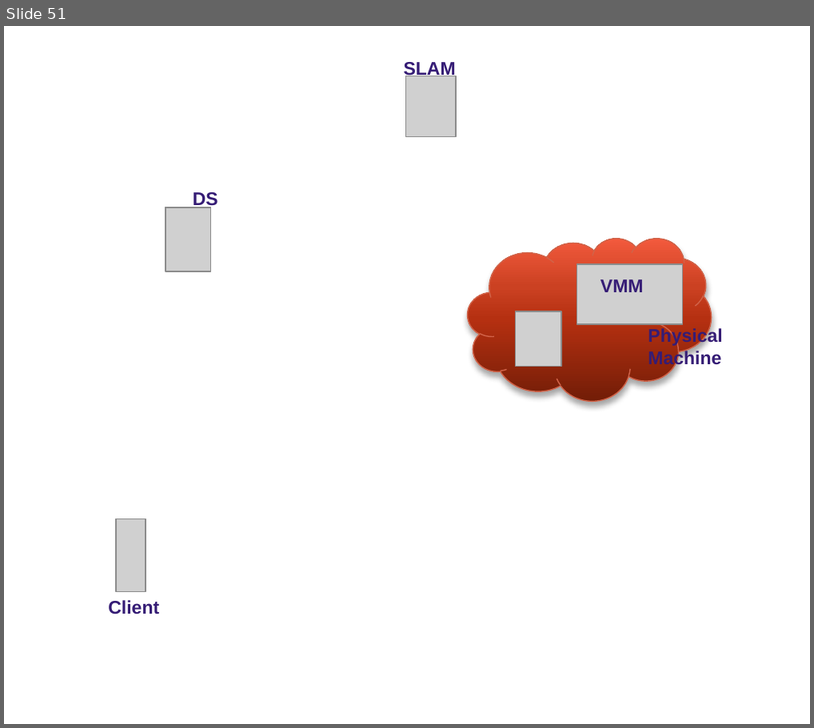
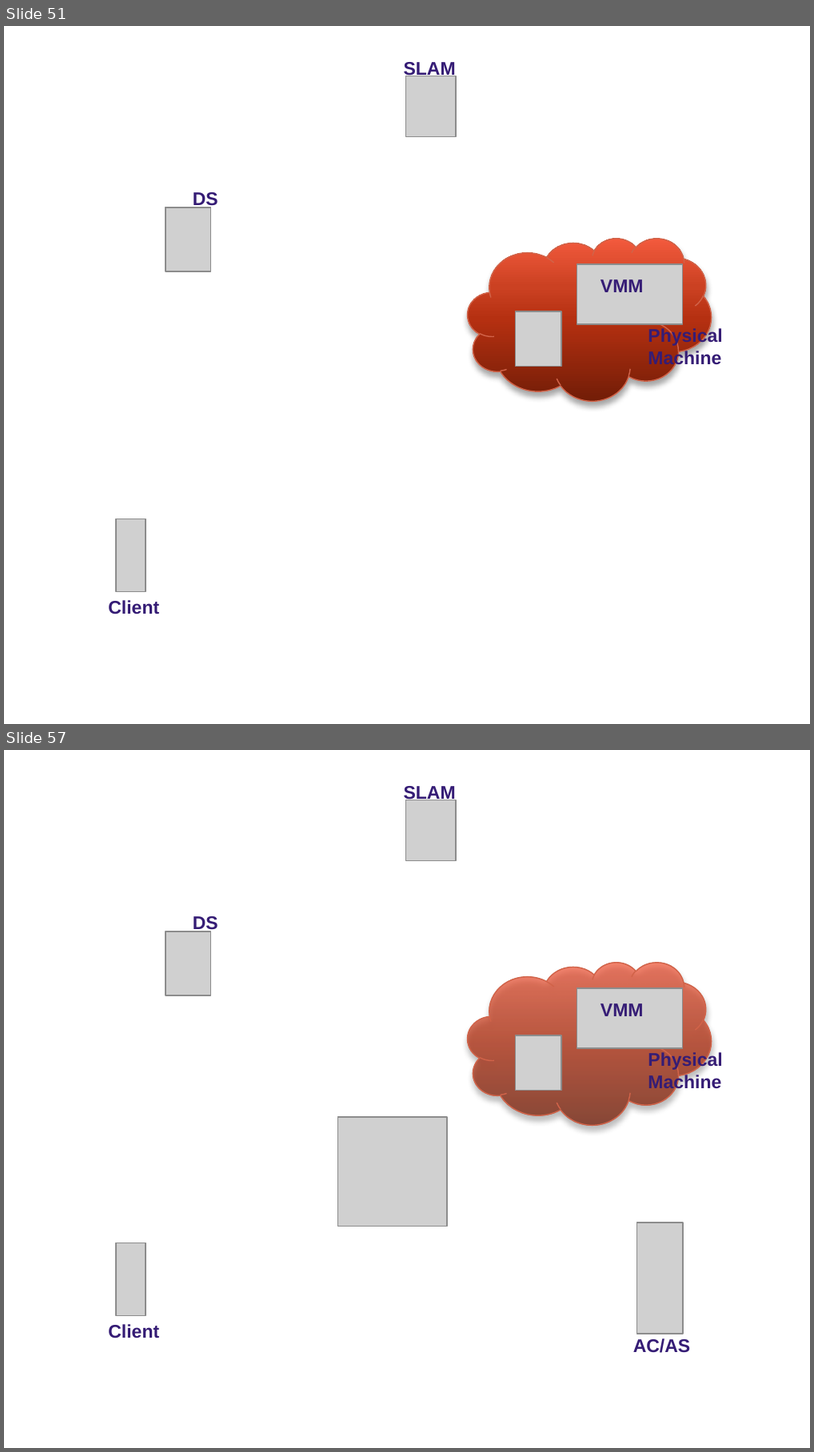
Before and after one commit to RapidProject/demo-animation-server, a slide deck: resources/figs/RAPID integration.pptx. Shown one above the other, each under a label of ours: slide 51 before the commit, slides 51 and 57 after it; the slides between them are not shown. The pictures are 814x728 and 814x1452 pixels, drawn with LibreOffice and Linux fonts; fonts in the diff are those of the drawing; grey boxes stand for pictures. Boxes give left, top, right and bottom in pixels: in the first picture for what was removed or moved away, otherwise in the second. Text is boxed around its words. In the diff, an @@ line names an element or a change of style, - is before the commit and + after.

```diff
--- a/resources/figs/RAPID integration.pptx
+++ b/resources/figs/RAPID integration.pptx
@@ slide 57 added at bbox=[4, 750, 810, 1448], background #FFFFFF @@
@@ text added at bbox=[404, 784, 456, 804], 12 pt, text #351C75, bold @@
+SLAM
@@ picture added at bbox=[406, 800, 457, 860] @@
@@ text added at bbox=[193, 915, 218, 934], 12 pt, text #351C75, bold @@
+DS
@@ picture added at bbox=[166, 932, 211, 996] @@
@@ group added at bbox=[467, 962, 711, 1125]: 2 pictures, 1 cloud, 1 text @@
+VMM
@@ text added at bbox=[648, 1052, 722, 1093], 12 pt, text #351C75, bold @@
+Physical Machine
@@ picture added at bbox=[338, 1117, 447, 1227] @@
@@ picture added at bbox=[638, 1222, 684, 1334] @@
@@ picture added at bbox=[116, 1244, 146, 1316] @@
@@ text added at bbox=[108, 1324, 159, 1339], 12 pt, text #351C75, bold @@
+Client
@@ text added at bbox=[634, 1339, 691, 1353], 12 pt, text #351C75, bold @@
+AC/AS
```
Also in this commit, not shown: 5 other slides added, 6 other files.
